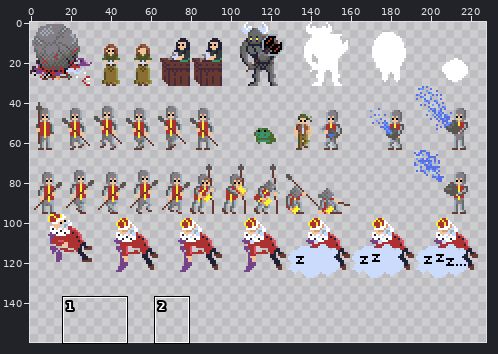
A sprite sheet gets an edit: android/assets/img/Spritesheet_sidechar.PNG. Above, an overview of the earlier version with the close-up marked.
Close-up. The starting point:
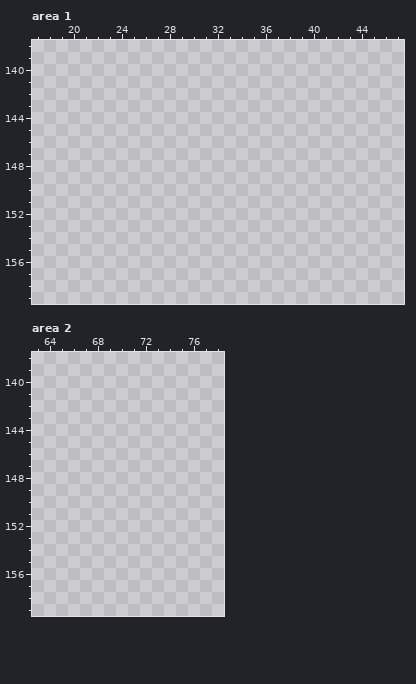
The file is 240x160 pixels. Shown: area 1: x 17..47, y 138..159; area 2: x 63..78, y 138..159. The wide view leaves out empty margins. The commit also changed other parts of the picture, which this record leaves out.
The result:
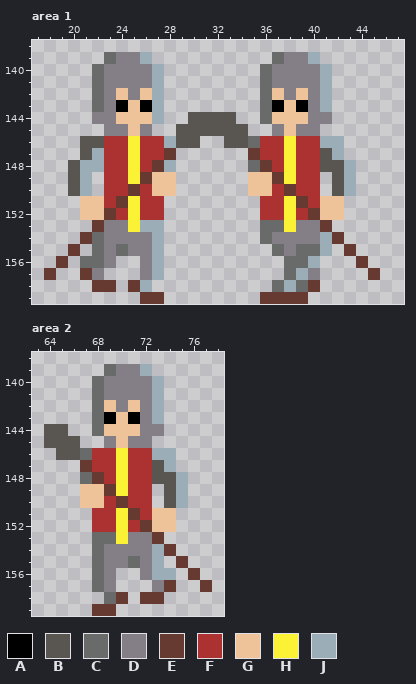
Palette (. is transparent): A #000000  B #595652  C #696a6a  D #847e87  E #663931  F #ac3232  G #eec39a  H #fbf236  J #9badb7
What changed:
Changed rows in their new state; - is an unchanged pixel.
Area 1:
first column x 18:
139 -----CDDJ----------CDDJ-----
140 ----CDDDDJ--------CDDDDJ----
141 ----CDDDDJ--------CDDDDJ----
142 ----CDGDGJ--------CGDGDJ----
143 ----CDAGAJ--------CAGADJ----
144 ----DDGGGJ--BBBB--CGGGDD----
145 -----DDGD--BBBBBB--DGDD-----
146 ---BBFFHFFJBB--BBCFFHFFJJ---
147 ---BJFFHFFE------EFFHFFBJ---
148 --BJJFFHFEJ------CEFHFFBBJ--
149 --BJ-FFHEGG------GGEHFF-BJ--
150 --BJ-FFEFGG------GGFEFF-BJ--
151 ---GGFEHFF--------FFHEFGG---
152 ---GGEFHFF--------FFHFEGG---
153 ----EDDHJJ--------CCHDDE----
154 ---ECDDDDJ--------CDDDDJE---
155 --E-CDCDDJ---------CDCCJ-E--
156 -E-CCD--DJ----------CCJ---E-
157 E--ED---DJ----------CJD----E
158 ----EE-EJ----------CJCE-----
159 --------EE--------EEEE------
Area 2:
first column x 64:
139 -----CDDJ-----
140 ----CDDDDJ----
141 ----CDDDDJ----
142 ----CGDGDJ----
143 ----CAGADJ----
144 BB--CGGGDD----
145 BBB--DGDD-----
146 -BBCFFHFFJJ---
147 ---EFFHFFBJ---
148 ---CEFHFFBBJ--
149 ---GGEHFF-BJ--
150 ---GGFEFF-BJ--
151 ----FFHEFGG---
152 ----FFHFEGG---
153 ----CCHDDE----
154 ----CDDDDJE---
155 ----CDDCDJ-E--
156 ----CD--DJJ-E-
157 ----CD---DE--E
158 -----CE-EE----
159 ----EE--------
